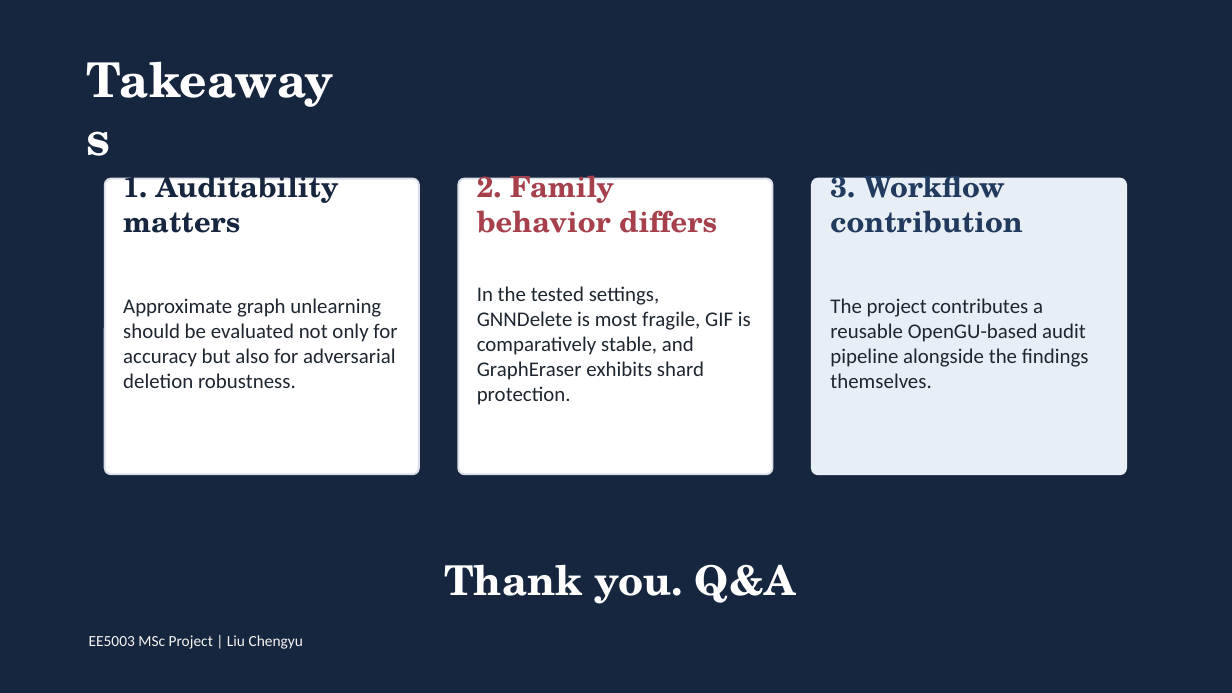
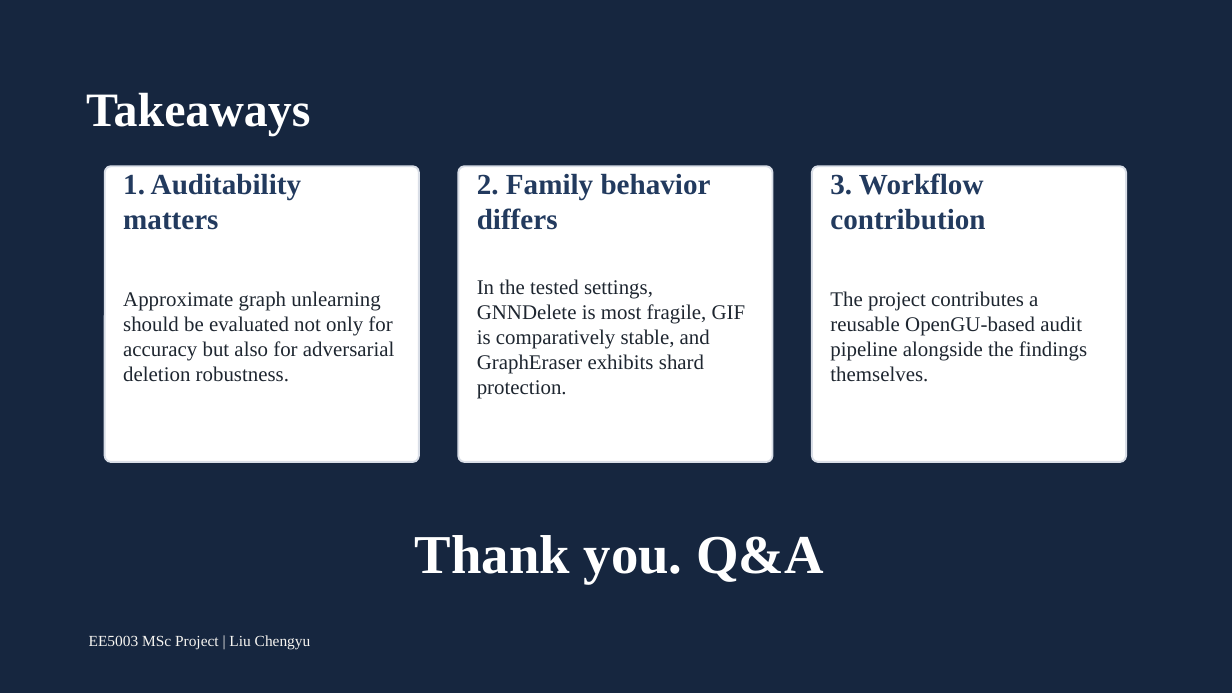
Before and after one commit to lelelelelelelelelelelelele/OpenGU, a slide deck: slide 15 of GULib-master/report/0417_5003report/ppt/out-test/final_15min_defense.pptx (slide 13 before the commit). Drawn at 1232x693 pixels with LibreOffice and Linux fonts; fonts in the diff are those of the drawing. Boxes give left, top, right and bottom in pixels: in the first picture for what was removed or moved away, otherwise in the second. Text is boxed around its words. In the diff, an @@ line names an element or a change of style, - is before the commit and + after.

Commit message:
feat: iterate defense deck content, styling and export

```diff
--- a/GULib-master/report/0417_5003report/ppt/out-test/final_15min_defense.pptx
+++ b/GULib-master/report/0417_5003report/ppt/out-test/final_15min_defense.pptx
@@ text "Takeaways" at [86, 92, 310, 136]: font TeX Gyre Schola to Times New Roman @@
@@ text "1. Auditability matters" at [123, 173, 301, 230]: font TeX Gyre Schola to Times New Roman, text colour #16263F to #223A5E @@
@@ text "2. Family behavior differs" at [477, 173, 711, 230]: font TeX Gyre Schola to Times New Roman, text colour #A6404B to #223A5E @@
@@ 3 rounded rectangles: place and size @@
-3 rounded rectangles at [105, 179, 1126, 474]
+3 rounded rectangles at [105, 166, 1126, 462]
@@ rounded rectangle at [812, 166, 1126, 462]: fill #E8EEF5 to #FFFFFF; outline #E8EEF5 1.1 pt to #D9DEE7 1.1 pt @@
@@ text "3. Workflow contribution" at [830, 173, 985, 230]: font TeX Gyre Schola to Times New Roman @@
@@ font Calibri to Times New Roman in 4 elements at [89, 635, 311, 649], [123, 291, 395, 382], [477, 279, 746, 399], [830, 291, 1087, 382] @@
@@ text "Thank you. Q&A": place and size @@
-text "Thank you. Q&A" at [444, 564, 795, 604]
+text "Thank you. Q&A" at [415, 535, 824, 583]
@@ text "Thank you. Q&A" at [415, 535, 824, 583]: size 24 to 32 pt, font TeX Gyre Schola to Times New Roman @@
```
Also in this commit, not shown: 8 other slides changed, 6 slides added, 5 slides removed, 43 other files.
